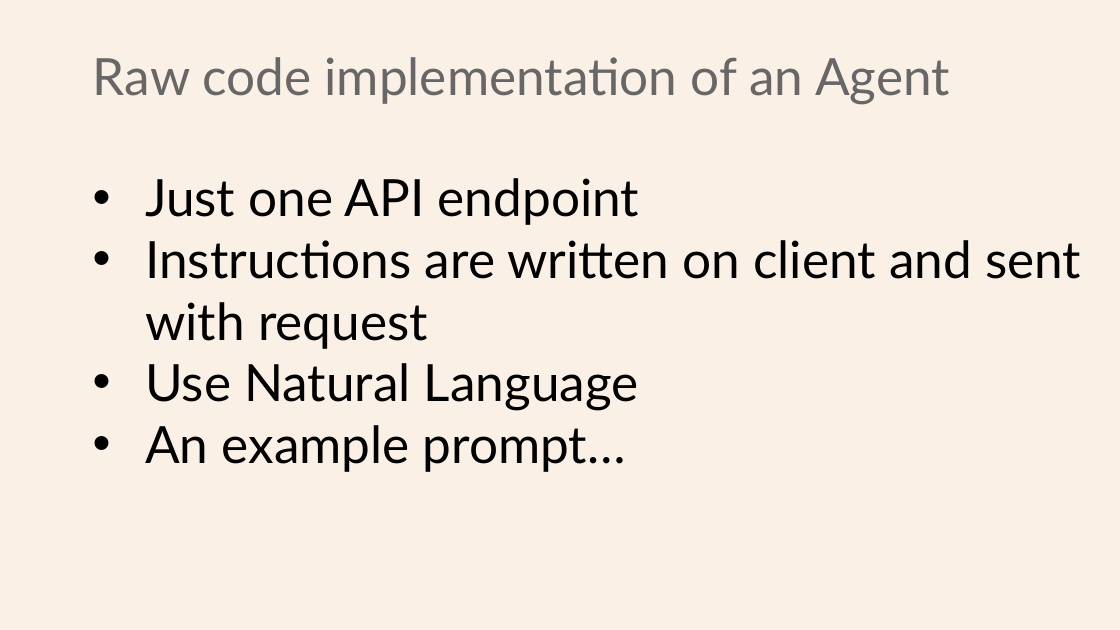
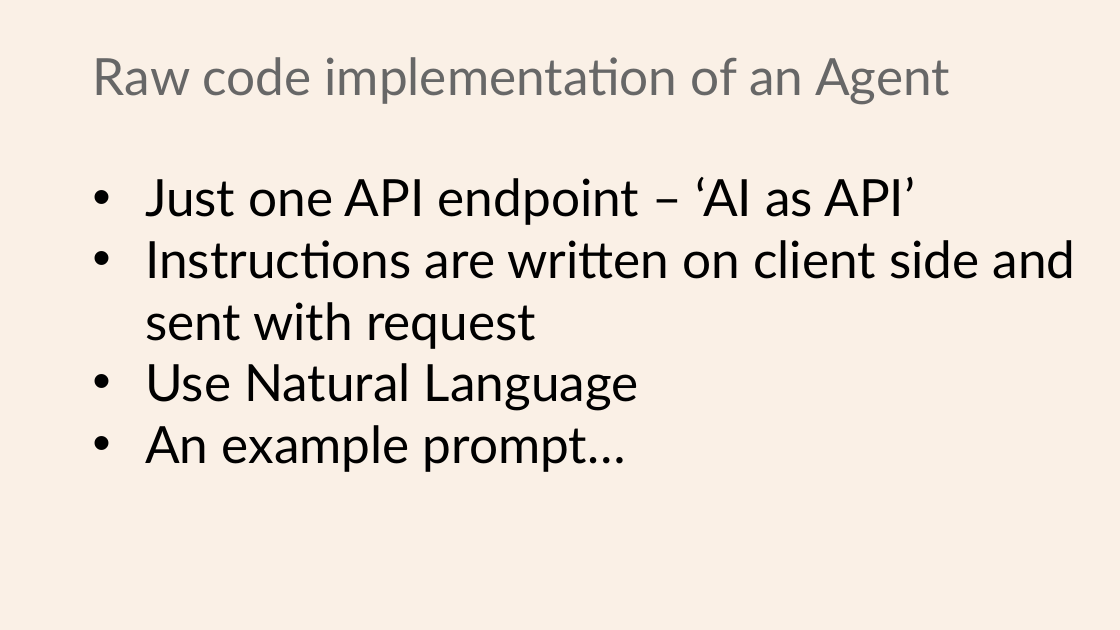
Before and after one commit to Python-Test-Engineer/earl2025, a slide deck: slide 5 of AI_Agents_in_the_Data_Pipeline.pptx. Drawn at 1120x630 pixels with LibreOffice and Linux fonts; fonts in the diff are those of the drawing. Boxes give left, top, right and bottom in pixels: in the first picture for what was removed or moved away, otherwise in the second. Text is boxed around its words. In the diff, an @@ line names an element or a change of style, - is before the commit and + after.

```diff
--- a/AI_Agents_in_the_Data_Pipeline.pptx
+++ b/AI_Agents_in_the_Data_Pipeline.pptx
@@ text at [145,177,1076,349]: text changed @@
-• Just one API endpoint
-• Instructions are written on client and sent with request
+• Just one API endpoint – ‘AI as API’
+• Instructions are written on client side and sent with request
```
Also in this commit, not shown: 8 other slides changed, 1 slide added, 3 slides removed, 2 other files.
